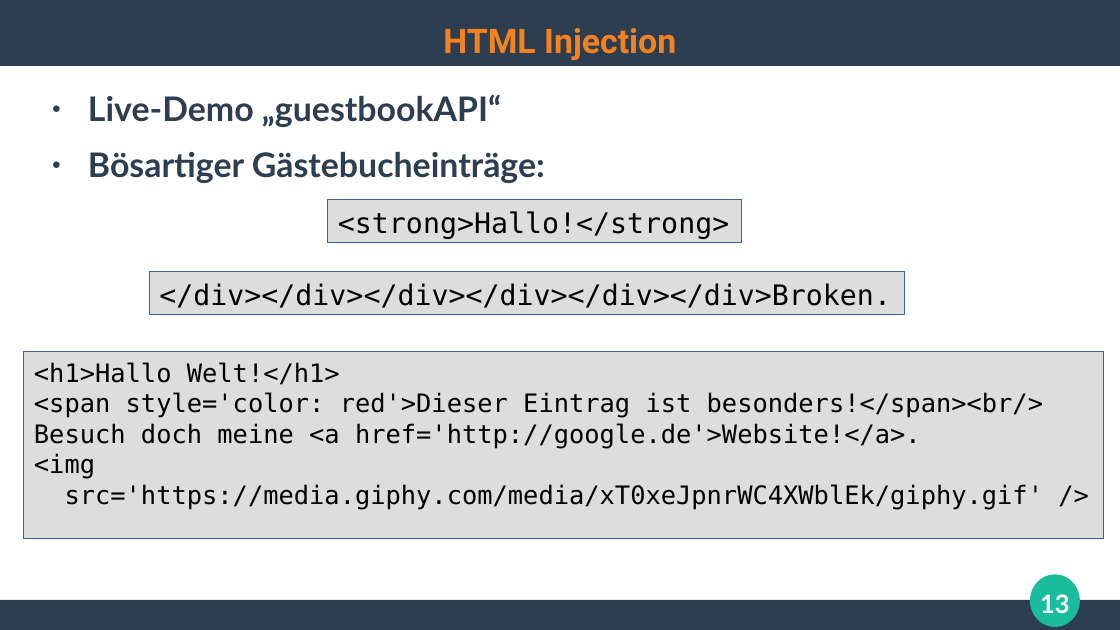
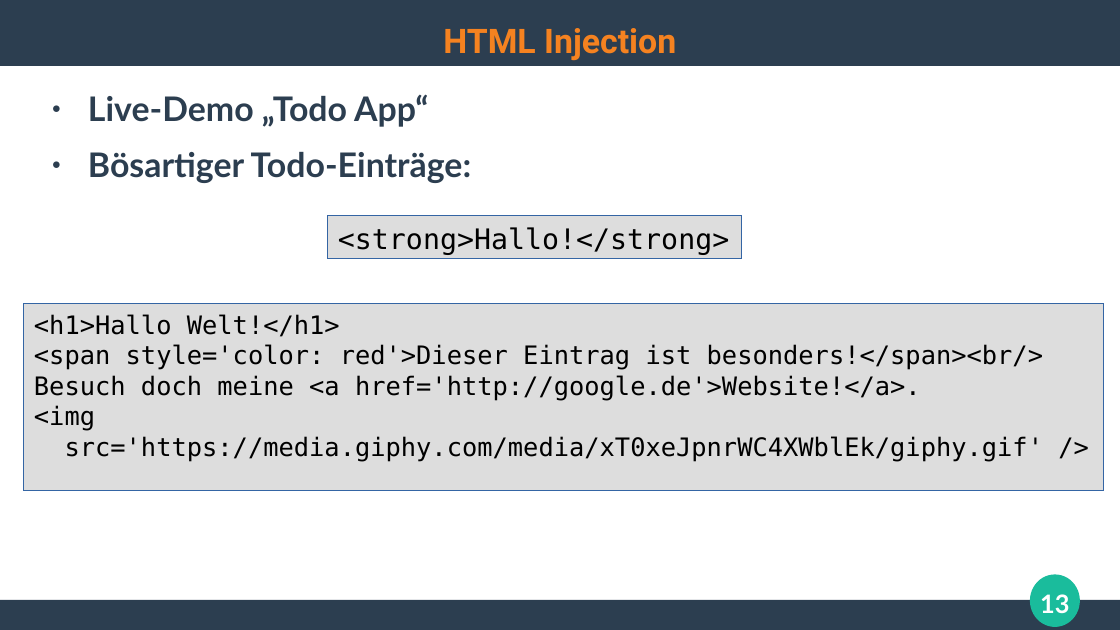
Before and after one commit to ghandmann/HS-AlbSig-WebAnwendungen2, a slide deck: slide 13 of Kapitel/06_WebSecurity.odp. Drawn at 1120x630 pixels with LibreOffice and Linux fonts; fonts in the diff are those of the drawing. Boxes give left, top, right and bottom in pixels: in the first picture for what was removed or moved away, otherwise in the second. Text is boxed around its words. In the diff, an @@ line names an element or a change of style, - is before the commit and + after.

Commit message:
remove gutestbook mentions

```diff
--- a/Kapitel/06_WebSecurity.odp
+++ b/Kapitel/06_WebSecurity.odp
@@ text at [88, 94, 471, 183]: text changed @@
-● Live-Demo „guestbookAPI“
-● Bösartiger Gästebucheinträge:
+● Live-Demo „Todo App“
+● Bösartiger Todo-Einträge:
@@ rectangle "<strong>Hallo!</strong>": place and size @@
-rectangle "<strong>Hallo!</strong>" at [328, 200, 742, 243]
+rectangle "<strong>Hallo!</strong>" at [328, 216, 742, 259]
@@ rectangle removed at [149, 272, 906, 315] @@
-</div></div></div></div></div></div>Broken.
@@ rectangle "<h1>Hallo Welt!</h1>": place and size @@
-rectangle "<h1>Hallo Welt!</h1>" at [24, 352, 1105, 539]
+rectangle "<h1>Hallo Welt!</h1>" at [24, 304, 1105, 491]
```
